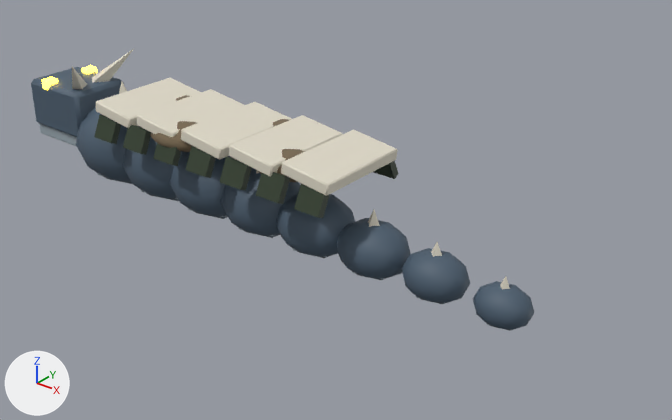
The glTF model assets/models/wyrm.glb: old version first, new version second.
The view is the same before and after, from a camera (50 mm lens) standing at (5.55, -4.94, 3.52) and looking at (1.42, 0.21, 0.33). Lighting does not change. The marker at lower left points along +X, +Y and +Z. The picture after the commit comes second. Where no turn or scale is listed for an object, it has been applied to the vertices. Vertices at exactly the same position are counted once.

Script lines for the objects in view, before the commit:
```python
ob_head = bpy.data.objects.new('head', me_wyrm_head)
ob_head.location = (-1.2, 0.0, 0.55)
ob_jaw = bpy.data.objects.new('jaw', me_wyrm_jaw)
ob_jaw.location = (-1.2, 0.0, 0.45)
ob_seg0 = bpy.data.objects.new('seg0', me_wyrm_seg0)
ob_seg0.location = (-0.8, 0.0, 0.42)
ob_seg3 = bpy.data.objects.new('seg3', me_wyrm_seg3)
ob_seg3.location = (0.85, 0.0, 0.315)
ob_seg4 = bpy.data.objects.new('seg4', me_wyrm_seg4)
ob_seg4.location = (1.4, 0.0, 0.28)
ob_seg5 = bpy.data.objects.new('seg5', me_wyrm_seg5)
ob_seg5.location = (1.95, 0.0, 0.245)
ob_seg6 = bpy.data.objects.new('seg6', me_wyrm_seg6)
ob_seg6.location = (2.5, 0.0, 0.21)
ob_seg7 = bpy.data.objects.new('seg7', me_wyrm_seg7)
ob_seg7.location = (3.05, 0.0, 0.175)
# also in view: 'seg1' at (-0.25, 0.0, 0.47); 'armorFire' at (0.54, 0.02, 0.8); 'seg2' at (0.3, 0.0, 0.43); 'armorRanged' at (0.6, 0.0, 0.73); 'armorMelee' at (0.6, 0.0, 0.87)
```
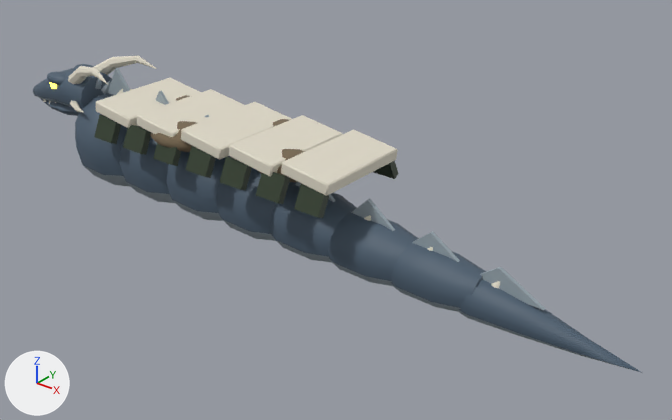
Changed parts and their boxes [x1, y1, x2, y2] in the pictures (672 x 420 px):
'seg7', reshaped: before [473, 276, 534, 331]; after [458, 267, 642, 373]
'seg5', reshaped: before [337, 210, 411, 280]; after [328, 199, 419, 286]
'head', reshaped, moved (21% wider, 35% shorter): before [31, 49, 133, 137]; after [33, 56, 157, 113]
'seg6', reshaped: before [401, 242, 470, 304]; after [391, 231, 486, 312]
'seg4', reshaped: before [277, 194, 355, 258]; after [270, 182, 357, 262]
'seg0', reshaped: before [76, 82, 140, 184]; after [75, 68, 131, 187]
'jaw', moved: before [39, 124, 77, 146]; after [41, 98, 79, 116]
part 1 of me_wyrm_head, added: after [47, 71, 66, 85]
part 2 of me_wyrm_head, deleted: before [81, 66, 97, 74]
part 3 of me_wyrm_head, deleted: before [42, 77, 58, 90]
part 4 of me_wyrm_head, reshaped: before [31, 51, 132, 137]; after [33, 56, 157, 113]
part 5 of me_wyrm_seg0, rebuilt: before [76, 107, 140, 184]; after [75, 93, 131, 187]
part 6 of me_wyrm_seg0, rebuilt (mostly hidden): before [119, 82, 127, 94]; after [116, 89, 123, 95]
part 7 of me_wyrm_seg0, added: after [108, 68, 130, 95]
part 8 of me_wyrm_seg4, rebuilt: before [277, 194, 355, 258]; after [270, 183, 357, 262]
part 9 of me_wyrm_seg4, added (mostly hidden): after [295, 182, 335, 202]
part 10 of me_wyrm_seg5, rebuilt: before [337, 218, 411, 280]; after [328, 210, 419, 286]
part 11 of me_wyrm_seg5, deleted (mostly hidden): before [368, 210, 380, 227]
part 12 of me_wyrm_seg5, added: after [351, 199, 395, 231]
part 13 of me_wyrm_seg6, rebuilt: before [401, 248, 470, 304]; after [391, 243, 486, 312]
part 14 of me_wyrm_seg6, deleted (mostly hidden): before [431, 242, 442, 257]
part 15 of me_wyrm_seg6, added: after [412, 231, 460, 262]
part 16 of me_wyrm_seg7, rebuilt: before [473, 281, 534, 331]; after [458, 279, 642, 373]
part 17 of me_wyrm_seg7, deleted: before [500, 276, 510, 289]
part 18 of me_wyrm_seg7, added: after [480, 267, 546, 310]

The change, as a list of edits to the scene's bpy script:
```text
Change me_wyrm_head:
    remove me_wyrm_head.from_pydata(...)  # 82 vertices, 144 faces; spans x -0.6..0.189, y -0.345..0.345, z -0.12..0.616
    add me_wyrm_head.from_pydata(...)  # 308 vertices, 536 faces; spans x -0.875..0.625, y -0.375..0.375, z 0.076..0.657
    me_wyrm_head part 1: a new loose piece, an icosphere of 80 faces spanning x -0.402..-0.098, y -0.234..-0.066, z 0.356..0.469, in mat_wyrm (dark blue #4b5d6e)
    me_wyrm_head part 2: the loose piece of 24 vertices spanning x -0.4..-0.3, y 0.16..0.28, z 0.26..0.36 is deleted
    me_wyrm_head part 3: the loose piece of 24 vertices spanning x -0.4..-0.3, y -0.28..-0.16, z 0.26..0.36 is deleted
    me_wyrm_head part 4: 34 vertices removed from x -0.6..0.189, y -0.345..0.345, z -0.12..0.616; 200 vertices added at x -0.875..0.625, y -0.375..0.375, z 0.076..0.657
    other edits to the shape of me_wyrm_head do not show in these pictures
    add me_wyrm_head.materials.append(mat_wyrmbelly)  # grey #9aa8b0
    add me_wyrm_head.materials.append(mat_white)  # white #f0ece0
Change me_wyrm_seg0:
    remove me_wyrm_seg0.from_pydata(...)  # 59 vertices, 106 faces; spans x -0.499..0.499, y -0.42..0.42, z -0.378..0.567
    add me_wyrm_seg0.from_pydata(...)  # 80 vertices, 148 faces; spans x -0.432..0.398, y -0.42..0.42, z -0.392..0.672
    me_wyrm_seg0 part 5: the loose piece of 42 vertices spanning x -0.499..0.499, y -0.42..0.42, z -0.378..0.378 is rebuilt with 58 vertices and now spans x -0.432..0.398, y -0.42..0.42, z -0.392..0.418
    me_wyrm_seg0 part 6: the loose piece of 5 vertices spanning x -0.147..0.147, y -0.147..0.147, z 0.231..0.567 is rebuilt with 14 vertices and now spans x -0.253..0.044, y -0.122..0.126, z 0.152..0.542
    me_wyrm_seg0 part 7: 8 vertices added at x -0.3..0.3, y -0.015..0.015, z 0.21..0.672
    other edits to the shape of me_wyrm_seg0 do not show in these pictures
Change me_wyrm_seg4:
    remove me_wyrm_seg4.from_pydata(...)  # 59 vertices, 106 faces; spans x -0.333..0.333, y -0.28..0.28, z -0.252..0.378
    add me_wyrm_seg4.from_pydata(...)  # 78 vertices, 144 faces; spans x -0.425..0.388, y -0.28..0.28, z -0.262..0.448
    me_wyrm_seg4 part 8: the loose piece of 42 vertices spanning x -0.333..0.333, y -0.28..0.28, z -0.252..0.252 is rebuilt with 58 vertices and now spans x -0.425..0.388, y -0.28..0.28, z -0.262..0.279
    me_wyrm_seg4 part 9: 20 vertices added at x -0.3..0.3, y -0.081..0.084, z 0.101..0.448
    other edits to the shape of me_wyrm_seg4 do not show in these pictures
Change me_wyrm_seg5:
    remove me_wyrm_seg5.from_pydata(...)  # 59 vertices, 106 faces; spans x -0.291..0.291, y -0.245..0.245, z -0.22..0.331
    add me_wyrm_seg5.from_pydata(...)  # 77 vertices, 142 faces; spans x -0.424..0.386, y -0.245..0.245, z -0.229..0.392
    me_wyrm_seg5 part 10: the loose piece of 42 vertices spanning x -0.291..0.291, y -0.245..0.245, z -0.22..0.22 is rebuilt with 58 vertices and now spans x -0.424..0.386, y -0.245..0.245, z -0.229..0.244
    me_wyrm_seg5 part 11: the loose piece of 5 vertices spanning x -0.086..0.086, y -0.086..0.086, z 0.135..0.331 is deleted
    me_wyrm_seg5 part 12: 19 vertices added at x -0.3..0.3, y -0.073..0.073, z 0.09..0.392
    other edits to the shape of me_wyrm_seg5 do not show in these pictures
Change me_wyrm_seg6:
    remove me_wyrm_seg6.from_pydata(...)  # 59 vertices, 106 faces; spans x -0.25..0.25, y -0.21..0.21, z -0.189..0.284
    add me_wyrm_seg6.from_pydata(...)  # 77 vertices, 142 faces; spans x -0.423..0.385, y -0.21..0.21, z -0.196..0.336
    me_wyrm_seg6 part 13: the loose piece of 42 vertices spanning x -0.25..0.25, y -0.21..0.21, z -0.189..0.189 is rebuilt with 58 vertices and now spans x -0.423..0.385, y -0.21..0.21, z -0.196..0.209
    me_wyrm_seg6 part 14: the loose piece of 5 vertices spanning x -0.073..0.073, y -0.073..0.073, z 0.116..0.284 is deleted
    me_wyrm_seg6 part 15: 19 vertices added at x -0.3..0.3, y -0.063..0.063, z 0.077..0.336
    other edits to the shape of me_wyrm_seg6 do not show in these pictures
Change me_wyrm_seg7:
    remove me_wyrm_seg7.from_pydata(...)  # 59 vertices, 106 faces; spans x -0.208..0.208, y -0.175..0.175, z -0.157..0.236
    add me_wyrm_seg7.from_pydata(...)  # 77 vertices, 142 faces; spans x -0.422..1.0, y -0.166..0.166, z -0.162..0.28
    me_wyrm_seg7 part 16: the loose piece of 42 vertices spanning x -0.208..0.208, y -0.175..0.175, z -0.157..0.157 is rebuilt with 58 vertices and now spans x -0.422..1.0, y -0.166..0.166, z -0.162..0.162
    me_wyrm_seg7 part 17: the loose piece of 5 vertices spanning x -0.061..0.061, y -0.061..0.061, z 0.096..0.236 is deleted
    me_wyrm_seg7 part 18: 19 vertices added at x -0.3..0.3, y -0.052..0.052, z 0.064..0.28
    other edits to the shape of me_wyrm_seg7 do not show in these pictures
Change ob_head:
    ob_head.location: (-1.2, 0.0, 0.55) -> (-1.25, 0.0, 0.493)
Change ob_jaw:
    ob_jaw.location: (-1.2, 0.0, 0.45) -> (-1.25, 0.0, 0.68)
```
